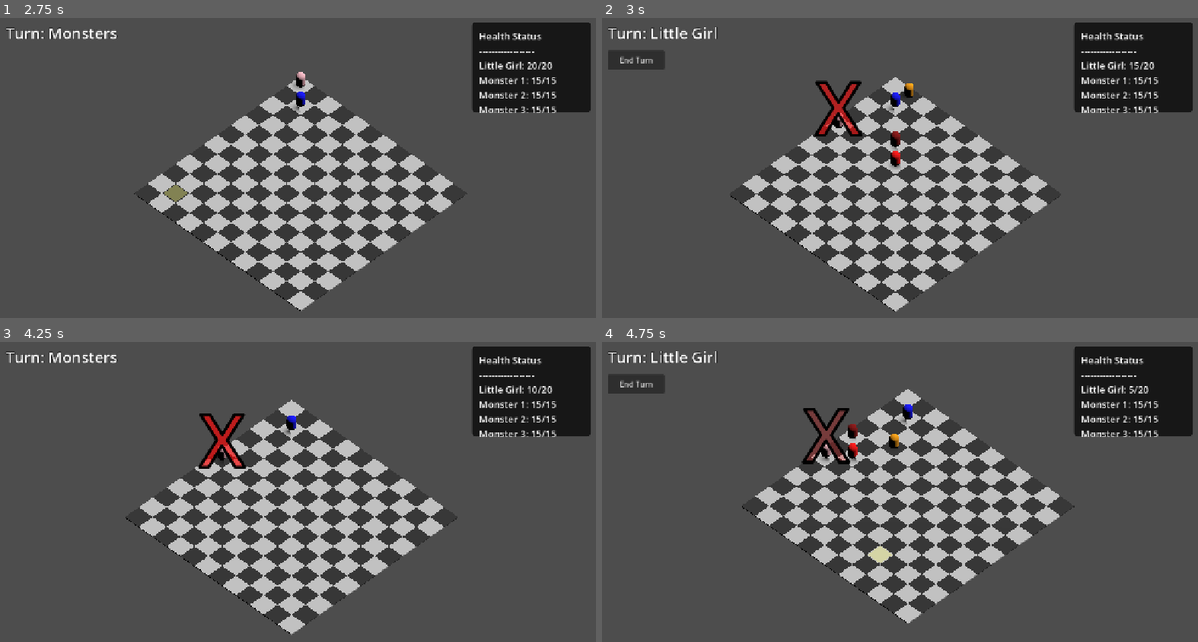
Above: before the commit, frames 1-4 (two rows, left to right).
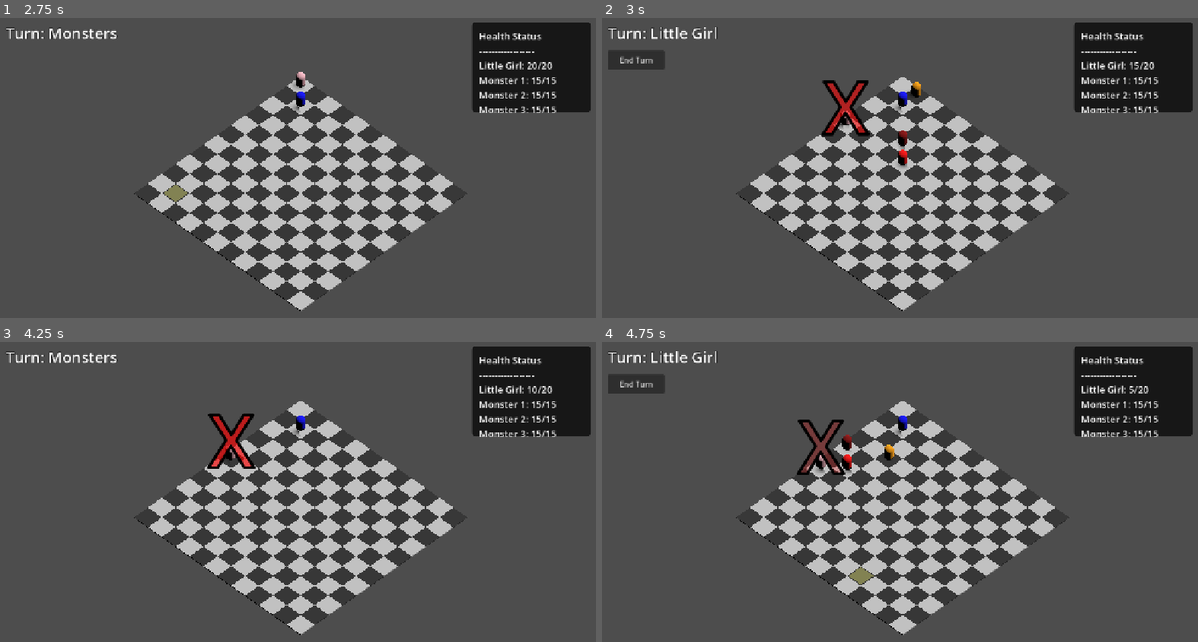
Above: after the commit, the same moments.

Repository: Absion/Invis-Monster-Chess-Game
Game: Godot game, scene res://scenes/combat_test.tscn
Same seed, same stepped clock (60 frames per second), same inputs: the game is played once before the commit and once after it.
Inputs (mouse positions are in pixels of both pictures, inside the frame that each line leads up to):
- Up to frame 1 (2.75 s): tap Enter at 0.5 s; move the mouse to (435, 165) at 0.52 s; click (435, 165) at 0.67 s; click "End Turn" at 1.25 s; move the mouse to (178, 201) at 2.02 s; click (178, 201) at 2.17 s
- Up to frame 2 (3 s): tap Space at 2.75 s; move the mouse to (965, 108) at 2.77 s; click (965, 108) at 2.92 s
- Up to frame 3 (4.25 s): click "End Turn" at 3.5 s
- Up to frame 4 (4.75 s): move the mouse to (870, 576) at 4.27 s; click (870, 576) at 4.42 s

Frame 1 is identical in both runs. In frame 2, 10% of the frame differs, in the area x 21-79%, y 19-98%; in frame 3, 11%; in frame 4, 15%, in the area x 22-80%, y 15-98%.

Commit message:
Trying out diffrent changes

Diff:
--- a/actors/actor.gd
+++ b/actors/actor.gd
@@ -86,19 +86,35 @@
 	tween.parallel().tween_property(label, "modulate:a", 0.0, 0.5)
 	tween.tween_callback(label.queue_free)
 
-	var camera = get_viewport().get_camera_3d()
-	if camera and camera.get_parent() and camera.get_parent().get_parent() is GimbalCamera:
-		if get_actor_name() == "Little Girl":
-			camera.get_parent().get_parent().shake(1.5, 0.4)
-		elif "Monster" in get_actor_name() or "Monster" in name:
-			camera.get_parent().get_parent().shake(0.75, 0.4)
+	if is_instance_valid(model):
+		var intensity = 0.3 if get_actor_name() == "Little Girl" else 0.15
+		var shake_tween = create_tween()
+		var original_y = model.position.y
+		for i in range(4):
+			var random_offset = Vector3(randf_range(-intensity, intensity), original_y, randf_range(-intensity, intensity))
+			shake_tween.tween_property(model, "position", random_offset, 0.05)
+		shake_tween.tween_property(model, "position", Vector3(0, original_y, 0), 0.05)
 
 ## Executes the death sequence, emitting the signal for managers to clean up.
 func die() -> void:
 	print(get_actor_name(), " has died!")
 	died.emit(self)
-	# Remove this node from the scene tree safely at the end of the frame
-	queue_free()
+
+	if is_instance_valid(model):
+		var death_tween = create_tween()
+		var original_y = model.position.y
+		var intensity = 0.4 # Violent shake for death
+
+		# 5 steps of 0.05s = 0.25s total death animation
+		for i in range(5):
+			var random_offset = Vector3(randf_range(-intensity, intensity), original_y, randf_range(-intensity, intensity))
+			death_tween.tween_property(model, "position", random_offset, 0.05)
+			# Toggle visibility each step for a glitchy flashing effect
+			death_tween.tween_callback(func(): model.visible = not model.visible)
+
+		death_tween.tween_callback(queue_free)
+	else:
+		queue_free()
 
 ## Helper to safely retrieve the movement range from the resource.
 func get_movement_range() -> int:
--- a/context/combat_context.gd
+++ b/context/combat_context.gd
@@ -208,6 +208,35 @@
 
 		print("HIT! The Old Man struck a monster!")
 		target.take_damage(actor.data.damage)
+
+		# Reveal the monster temporarily so the player can see it get knocked back
+		if is_instance_valid(target) and is_instance_valid(target.model):
+			target.model.visible = true
+			var t = target.create_tween()
+			t.tween_interval(0.5)
+			t.tween_callback(func(): target.model.visible = false)
+
+		# Knockback logic (if it survived)
+		if is_instance_valid(target) and target.current_health > 0:
+			var girl = _find_actor_by_name("Little Girl")
+			if girl:
+				var mx = target.grid_x
+				var mz = target.grid_z
+				var gx = girl.grid_x
+				var gz = girl.grid_z
+				var current_dist = abs(mx - gx) + abs(mz - gz)
+				var candidates = []
+				for dir in [Vector2i(0, 1), Vector2i(0, -1), Vector2i(1, 0), Vector2i(-1, 0)]:
+					var nx = mx + dir.x
+					var nz = mz + dir.y
+					if grid_manager.is_cell_walkable(nx, nz):
+						var new_dist = abs(nx - gx) + abs(nz - gz)
+						if new_dist > current_dist:
+							candidates.append(Vector2i(nx, nz))
+				if candidates.size() > 0:
+					var kb = candidates[randi() % candidates.size()]
+					await grid_manager.move_actor(target, kb.x, kb.y)
+
 		hit_monsters_this_turn.append(target)
 		combo_count += 1
 		combo_timer = 1.2
Not shown, changed: Invis Monster Chess Game.exe
